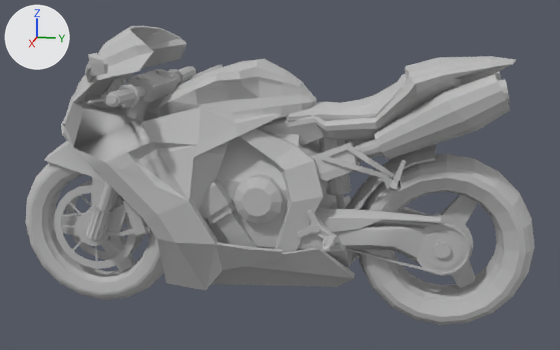
An edit to the FBX model Assets/Art/Bike/VRBike.fbx, drawn before and after from the same camera.
Rendered twice from a camera (50 mm lens) standing at (2.786, 0.601, 1.233) and looking at (-0.012, 0.041, 0.534). The axes (+X, +Y, +Z) are drawn at upper left. The lights are the same throughout. Where no turn or scale is listed for an object, it has been applied to the vertices.

In view in the first picture: 'Bike_Body', 'Bike_FrontWheel', 'Bike_Handlebars', 'Bike_Pendulumn', 'Bike_RearWheel'.
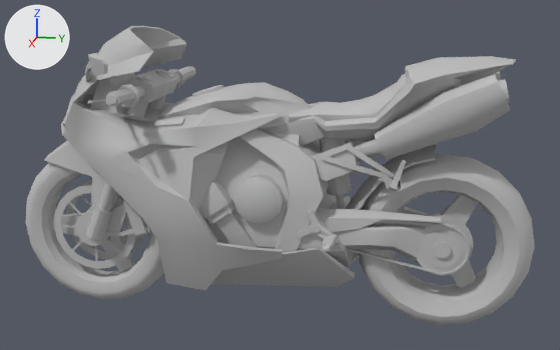
Boxes [x1, y1, x2, y2] around the edits, measured in the pictures (560 x 350 px; the box of a moved part takes in the faces that stretch with it):
part 1 of me_untitled, deleted: before [85, 97, 114, 110]
part 2 of me_untitled, moved or reshaped: before [74, 59, 317, 200]; after [74, 70, 312, 200]

The change, as a diff of the scene's bpy script:
```diff
--- a/Assets/Art/Bike/VRBike.fbx.py
+++ b/Assets/Art/Bike/VRBike.fbx.py
@@ me_untitled @@
 # used by ob_bike_body; location = (0.0, 0.0, 0.0)
-me_untitled.from_pydata(...)  # 1613 vertices, 1654 faces; spans x -0.37..0.38, y -0.83..0.87, z 0.12..1.08
+me_untitled.from_pydata(...)  # 1603 vertices, 1644 faces; spans x -0.37..0.38, y -0.83..0.87, z 0.12..1.08
+# me_untitled part 1: the loose piece of 8 vertices spanning x -0.06..0.09, y -0.69..-0.58, z 0.76..0.83 is deleted
+# me_untitled part 2
+# 20 vertices are removed from x -0.11..0.12, y -0.65..-0.56, z 0.76..0.87
+# 27 faces are deleted
+# 51 vertices in x -0.19..0.19, y -0.29..0.13, z 0.82..0.94 move by (0.0, 0.0, -0.07)
+# 20 vertices in x -0.19..0.19, y -0.32..0.15, z 0.86..0.9 move by (0.0, 0.0, -0.06)
+# 20 vertices in x -0.17..0.17, y -0.23..0.07, z 0.88..0.96 move by (0.0, 0.0, -0.08)
+# 16 vertices in x -0.19..0.19, y -0.39..0.17, z 0.83..0.86 move by (0.0, 0.0, -0.05)
+# 13 vertices in x -0.18..0.19, y -0.39..0.18, z 0.8..0.84 move by (0.0, 0.0, -0.04)
+# 12 vertices in x -0.18..0.18, y -0.39..0.18, z 0.77..0.82 move by (0.0, 0.0, -0.03)
+# 44 vertices move from x -0.25..0.25, y -0.65..0.07, z 0.67..0.95 to x -0.26..0.26, y -0.66..0.07, z 0.68..0.97
+# 18 vertices are added at x -0.24..0.25, y -0.66..-0.25, z 0.73..0.78
+# 21 new faces join them
 me_untitled.materials.append(mat_lambert1)
```
